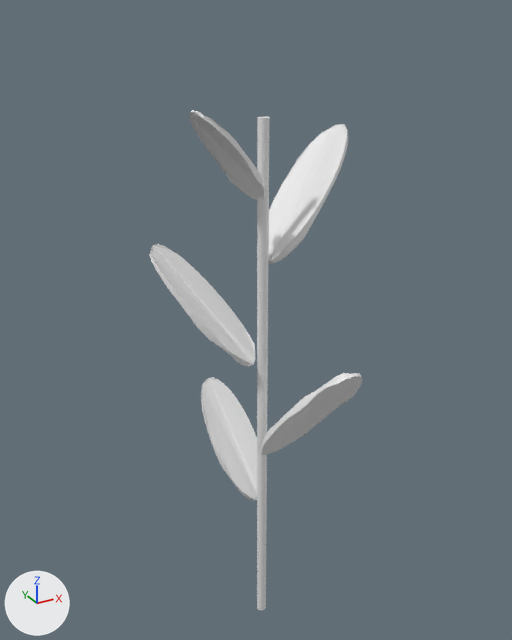
One commit to the Blender file FarmingSimulator/Assets/Models/Blender Files/Corn/stem.blend: the scene before it, then after it.
Camera for both pictures: a 50 mm lens placed at (-2.82, -5.01, 5.9), pointed at (0.08, 0.27, 3.26). The lights are fixed; the arrows at lower left show +X, +Y and +Z.
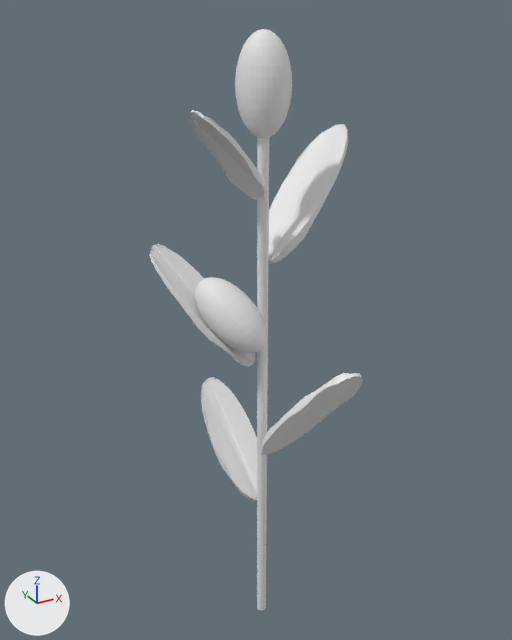
Pixel boxes (x1, y1, x2, y2) of what changed, in the pictures (512 x 640 px):
'Sphere', added: after (235, 29, 292, 138)
'Sphere.001', added: after (195, 277, 267, 353)

What the commit changed:
Mesh me_sphere_001 is new.
It is a UV sphere (32 segments, 16 rings, poles along z) spanning x -1.0..1.0, y -1.0..1.0, z -1.0..1.0.
Object 'Sphere.001' (ob_sphere_001) is new; it shows me_sphere_001.
Its location is (-0.25, 0.11, 3.43).
Its rotation in degrees is (-36, -32, 0.7).
Its scale is (0.22, 0.222, 0.402).
Object 'Sphere' (ob_sphere) is new; it shows a copy of me_sphere_001.
Its location is (0.0, 0.0, 5.36).
Its scale is (0.22, 0.222, 0.402).
